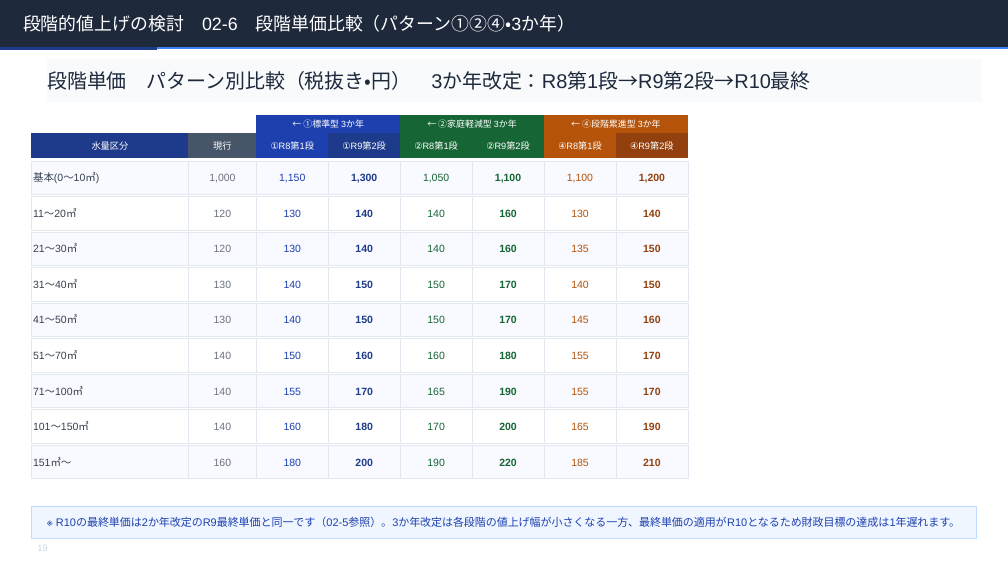
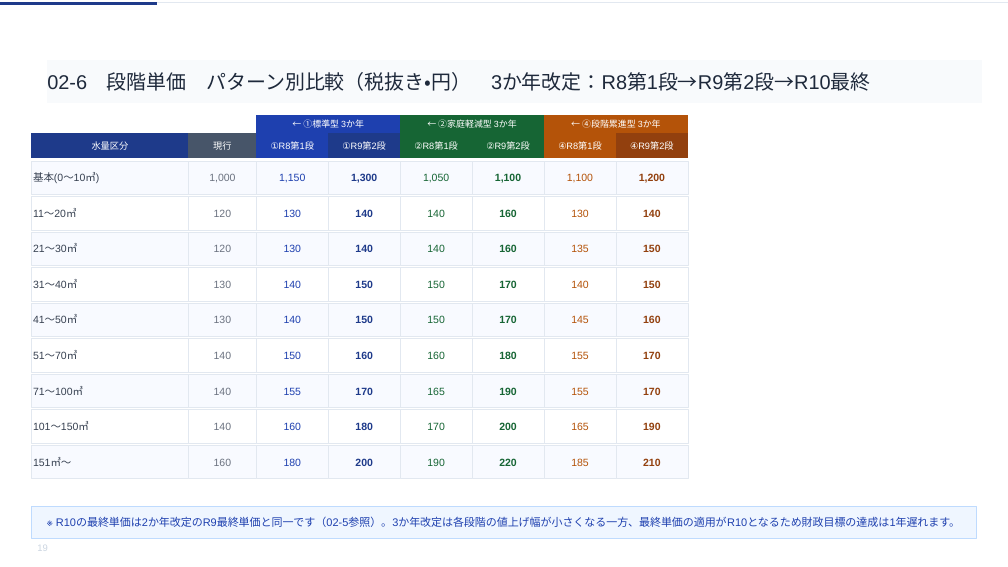
Before and after one commit to ryowakayama-gif/repository, a slide deck: slide 19 of rokko_sewage_council/output/六戸町_第2回審議会資料.pptx. Drawn at 1008x567 pixels with LibreOffice and Linux fonts; fonts in the diff are those of the drawing. Boxes give left, top, right and bottom in pixels: in the first picture for what was removed or moved away, otherwise in the second. Text is boxed around its words. In the diff, an @@ line names an element or a change of style, - is before the commit and + after.

```diff
--- a/rokko_sewage_council/output/六戸町_第2回審議会資料.pptx
+++ b/rokko_sewage_council/output/六戸町_第2回審議会資料.pptx
@@ freeform shape: place and size @@
-freeform shape at (0, 47, 157, 50)
+freeform shape at (0, 2, 157, 5)
@@ freeform shape: place and size @@
-freeform shape at (0, 47, 1008, 48)
+freeform shape at (0, 2, 1008, 3)
@@ freeform shape at (0, 2, 1008, 3): fill #3B82F6 to #E2E8F0 @@
@@ freeform shape removed at (0, 0, 1008, 47) @@
-段階的値上げの検討 02-6 段階単価比較（パターン①②④・3か年）
@@ text in freeform shape at (47, 72, 870, 91): text changed @@
-段階単価 パターン別比較（税抜き・円） 3か年改定：R8第1段→R9第2段→R10最終
+02-6 段階単価 パターン別比較（税抜き・円） 3か年改定：R8第1段→R9第2段→R10最終
```
Also in this commit, not shown: 30 other slides changed, 3 other files.
